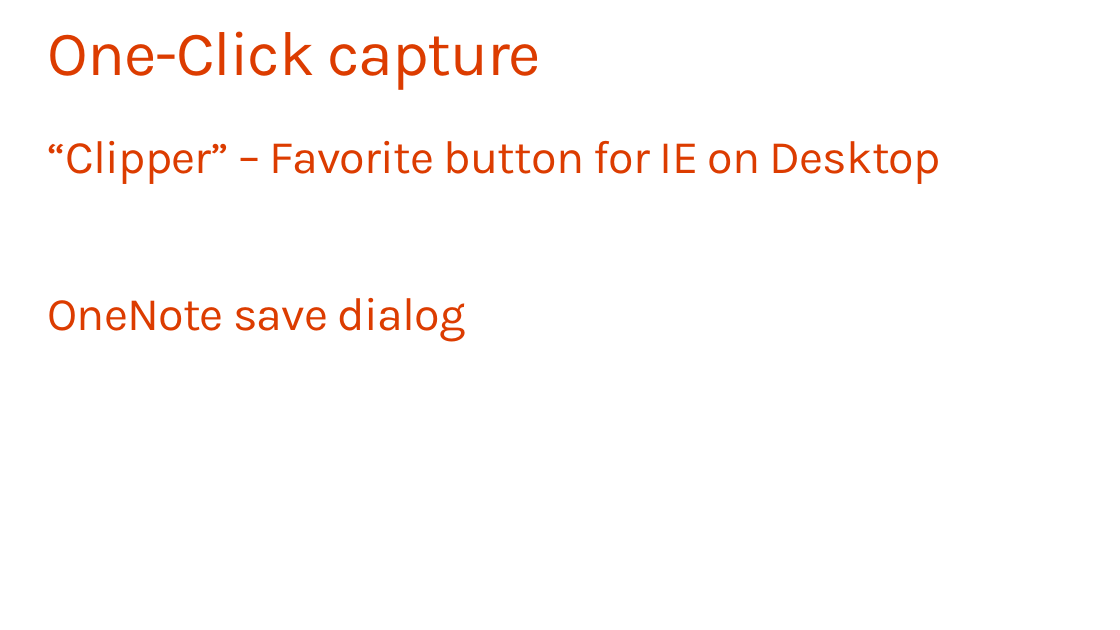
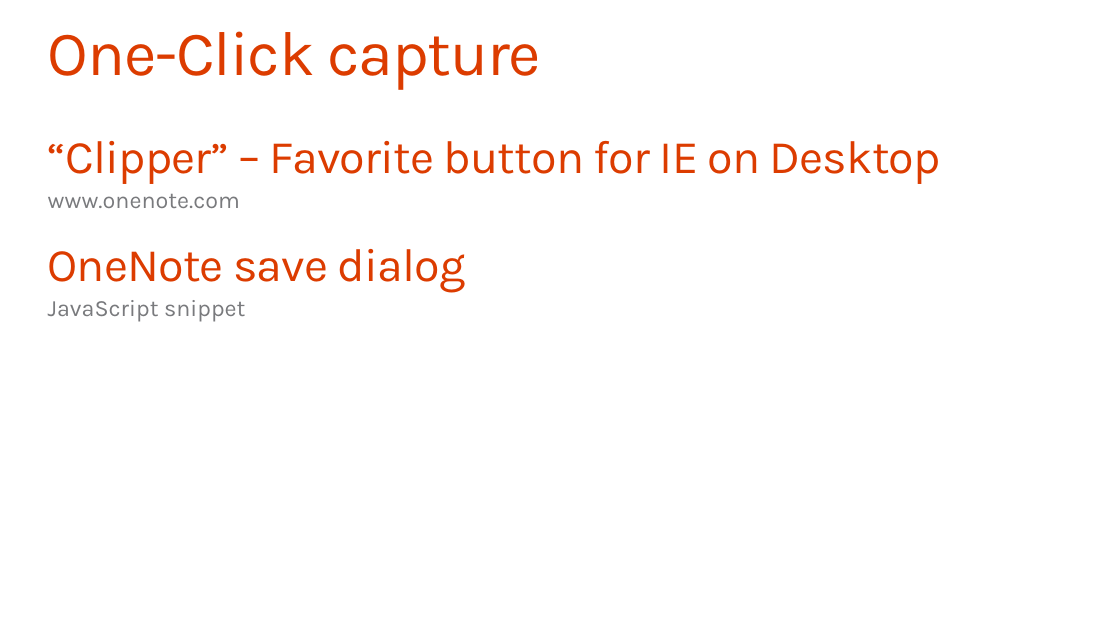
Before and after one commit to OfficeDev/TrainingContent, a slide deck: slide 14 of O3653-7 Deep Dive into the Office 365 APIs for OneNote services/O3653-7 Deep Dive into the Office 365 APIs for OneNote services.pptx. Drawn at 1120x630 pixels with LibreOffice and Linux fonts; fonts in the diff are those of the drawing; background and template pictures are left out. Boxes give left, top, right and bottom in pixels: in the first picture for what was removed or moved away, otherwise in the second. Text is boxed around its words. In the diff, an @@ line names an element or a change of style, - is before the commit and + after.

```diff
--- a/O3653-7 Deep Dive into the Office 365 APIs for OneNote services/O3653-7 Deep Dive into the Office 365 APIs for OneNote services.pptx
+++ b/O3653-7 Deep Dive into the Office 365 APIs for OneNote services/O3653-7 Deep Dive into the Office 365 APIs for OneNote services.pptx
@@ text at [48, 194, 240, 208]: paragraph added @@
+  www.onenote.com
@@ text at [48, 300, 245, 321]: paragraph added @@
+  JavaScript snippet
```
Also in this commit, not shown: 7 other slides changed, 2 slides added, 3 slides removed.
